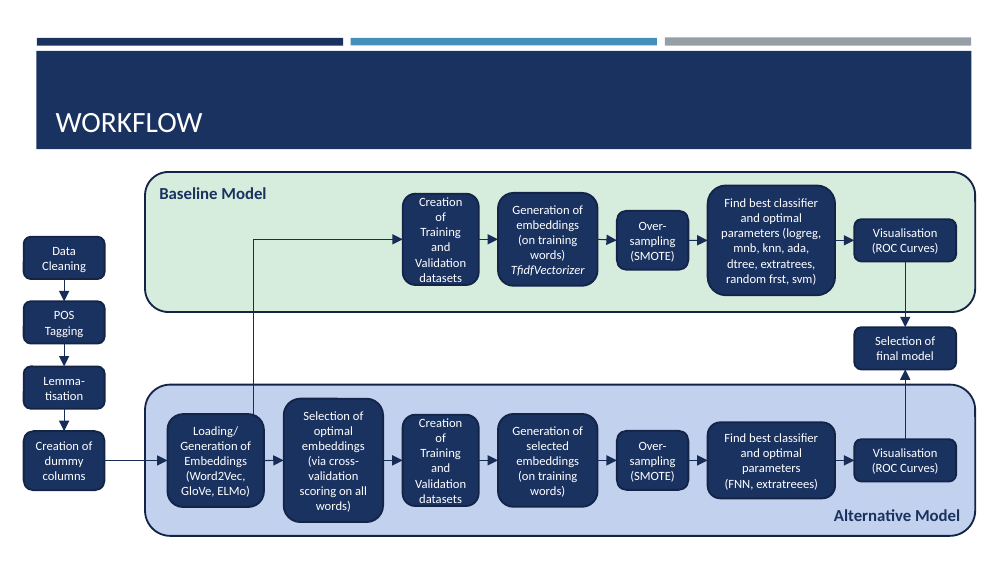
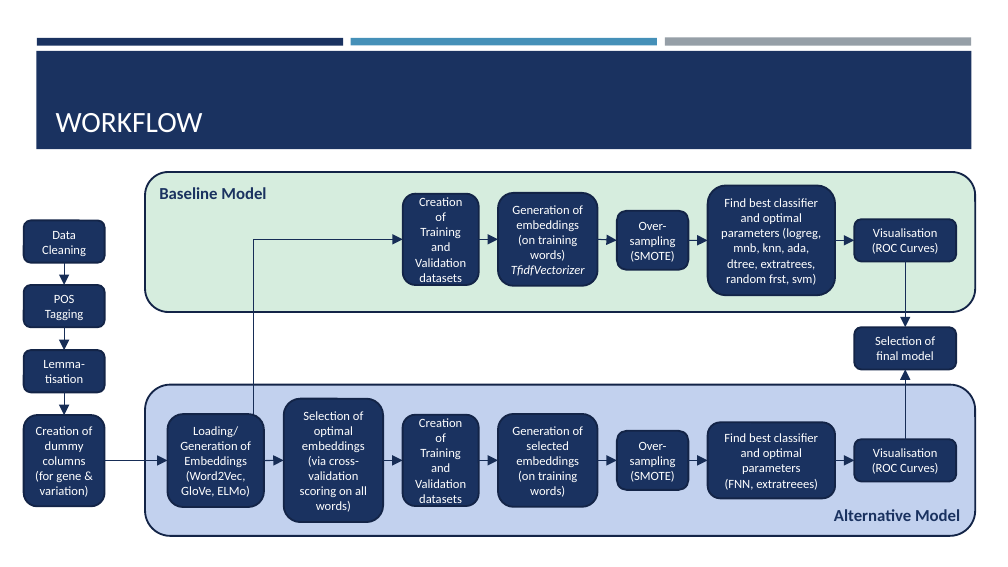
Before and after one commit to yuchye/Capstone, a slide deck: slide 2 of Capstone_Presentation.pptx. Drawn at 1008x567 pixels with LibreOffice and Linux fonts; fonts in the diff are those of the drawing. Boxes give left, top, right and bottom in pixels: in the first picture for what was removed or moved away, otherwise in the second. Text is boxed around its words. In the diff, an @@ line names an element or a change of style, - is before the commit and + after.

```diff
--- a/Capstone_Presentation.pptx
+++ b/Capstone_Presentation.pptx
@@ rounded rectangle "Creation of dummy columns": place and size @@
-rounded rectangle "Creation of dummy columns" at (23,431,104,490)
+rounded rectangle "Creation of dummy columns" at (23,415,104,507)
@@ 3 rounded rectangles, 3 arrows: place and size @@
-3 rounded rectangles, 3 arrows at (23,237,104,431)
+3 rounded rectangles, 3 arrows at (23,221,104,415)
@@ text in rounded rectangle at (35,471,89,497): paragraph added @@
+(for gene & variation)
```
Also in this commit, not shown: 4 other files.
